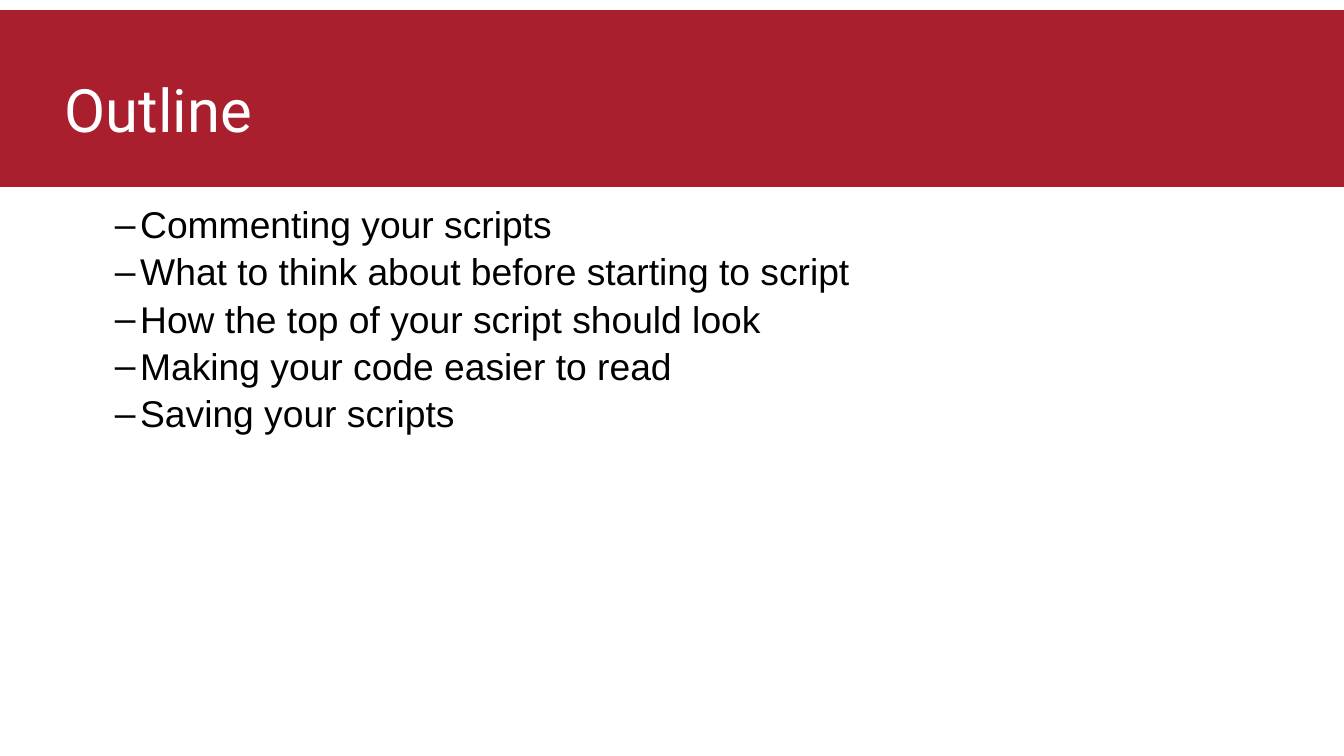
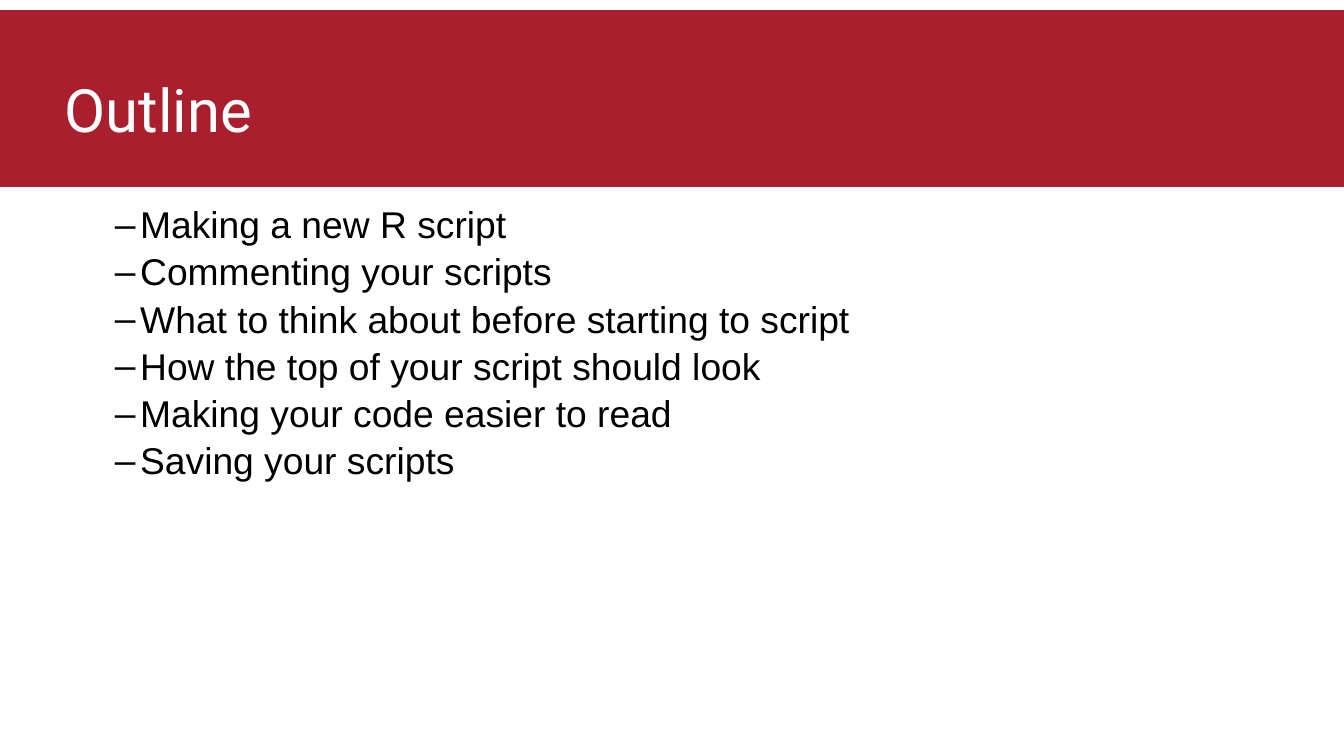
Before and after one commit to thomasbattram/how_to_write_a_script, a slide deck: slide 2 of slides/how_to_write_a_script.pptx. Drawn at 1344x756 pixels with LibreOffice and Linux fonts; fonts in the diff are those of the drawing; background and template pictures are left out. Boxes give left, top, right and bottom in pixels: in the first picture for what was removed or moved away, otherwise in the second. Text is boxed around its words. In the diff, an @@ line names an element or a change of style, - is before the commit and + after.

```diff
--- a/slides/how_to_write_a_script.pptx
+++ b/slides/how_to_write_a_script.pptx
@@ text at <box>140,211,506,246</box>: paragraph added @@
+  – Making a new R script
```
Also in this commit, not shown: 10 other slides changed, 6 slides added, 12 other files.
